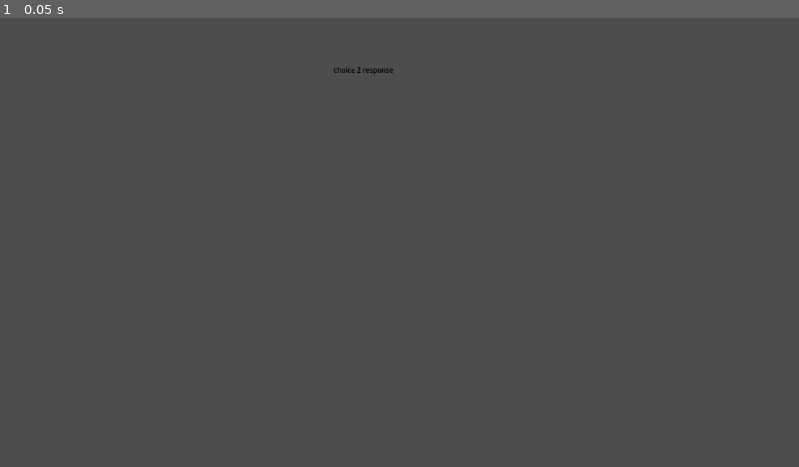
Above: before the commit, frame 1.
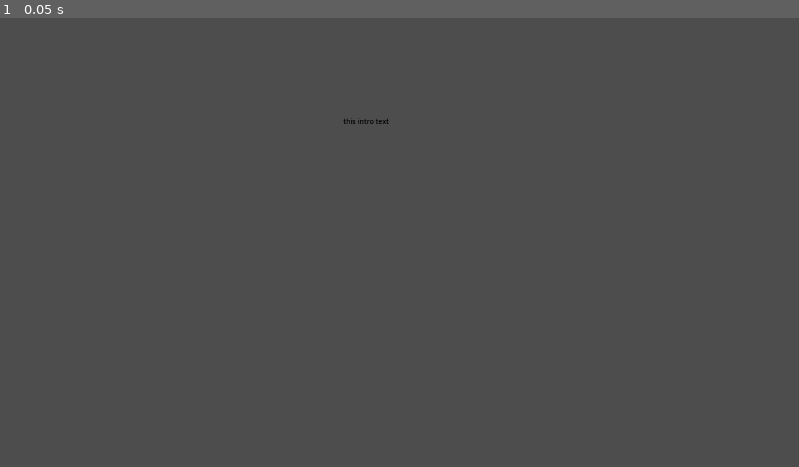
Above: after the commit, the same moment.

Repository: philip-thomson/DMD-Project
Game: Godot game, scene res://game_manager.tscn
The game is run twice, just before and just after one commit, with the same random seed, the same clock (stepped at 60 frames per second) and the same inputs.
Inputs:
- Up to frame 1 (0.05 s): no input

The runs differ from the first frame. In frame 1, less than 0.1% of the frame differs, in the area x 41-50%, y 10-24%.

Commit message:
add txt files for dialogue and botton options

Diff:
--- a/game_manager.gd
+++ b/game_manager.gd
@@ -47,7 +47,7 @@
 	# changing the style of the font
 	tags = "[color=#000000][font_size=10]"
 	# displaying the text as spesific line
-	actual_text = TextFileArrey[2]
+	actual_text = TextFileArrey[0]
 	# combining the elements and the text together
 	dialogue.text = tags + actual_text
 	# setting its size
--- a/game_manager.tscn
+++ b/game_manager.tscn
@@ -6,9 +6,9 @@
 script = ExtResource("1_smx3j")
 
 [node name="RichTextLabel" type="RichTextLabel" parent="."]
-offset_left = 481.0
-offset_top = 68.0
-offset_right = 730.0
-offset_bottom = 212.0
+offset_left = 495.0
+offset_top = 142.0
+offset_right = 744.0
+offset_bottom = 286.0
 bbcode_enabled = true
-text = "[font_size=10][font_color=#000000]ougwefiugiuqgwefougougwefiugiuqgwefougougwefiugiuqgwefoug"
+text = "[font_size=10][font_color=#000000]"
Not shown, added: text files/dialogue.txt
Not shown, added: text files/option.txt
